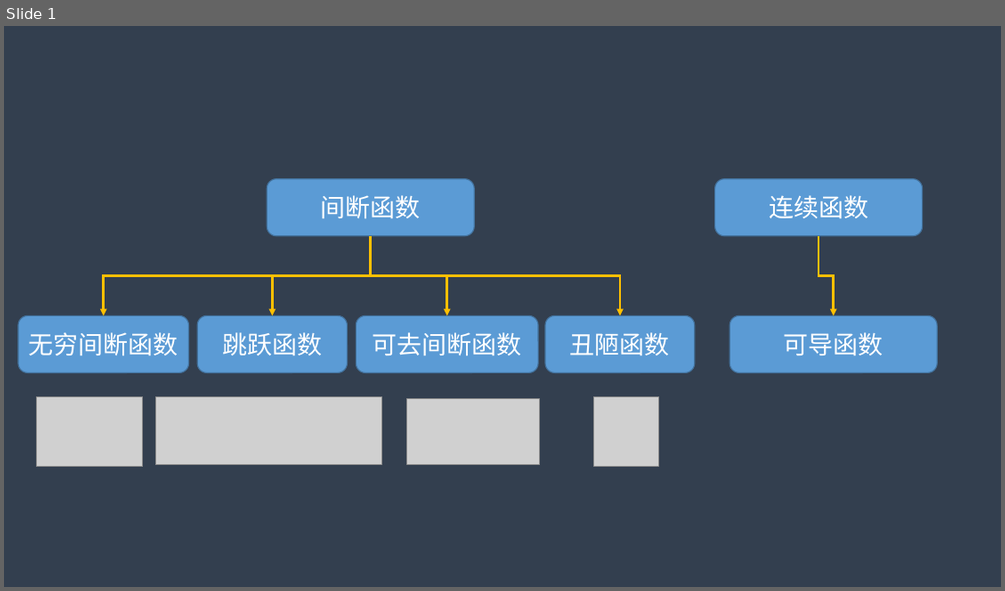
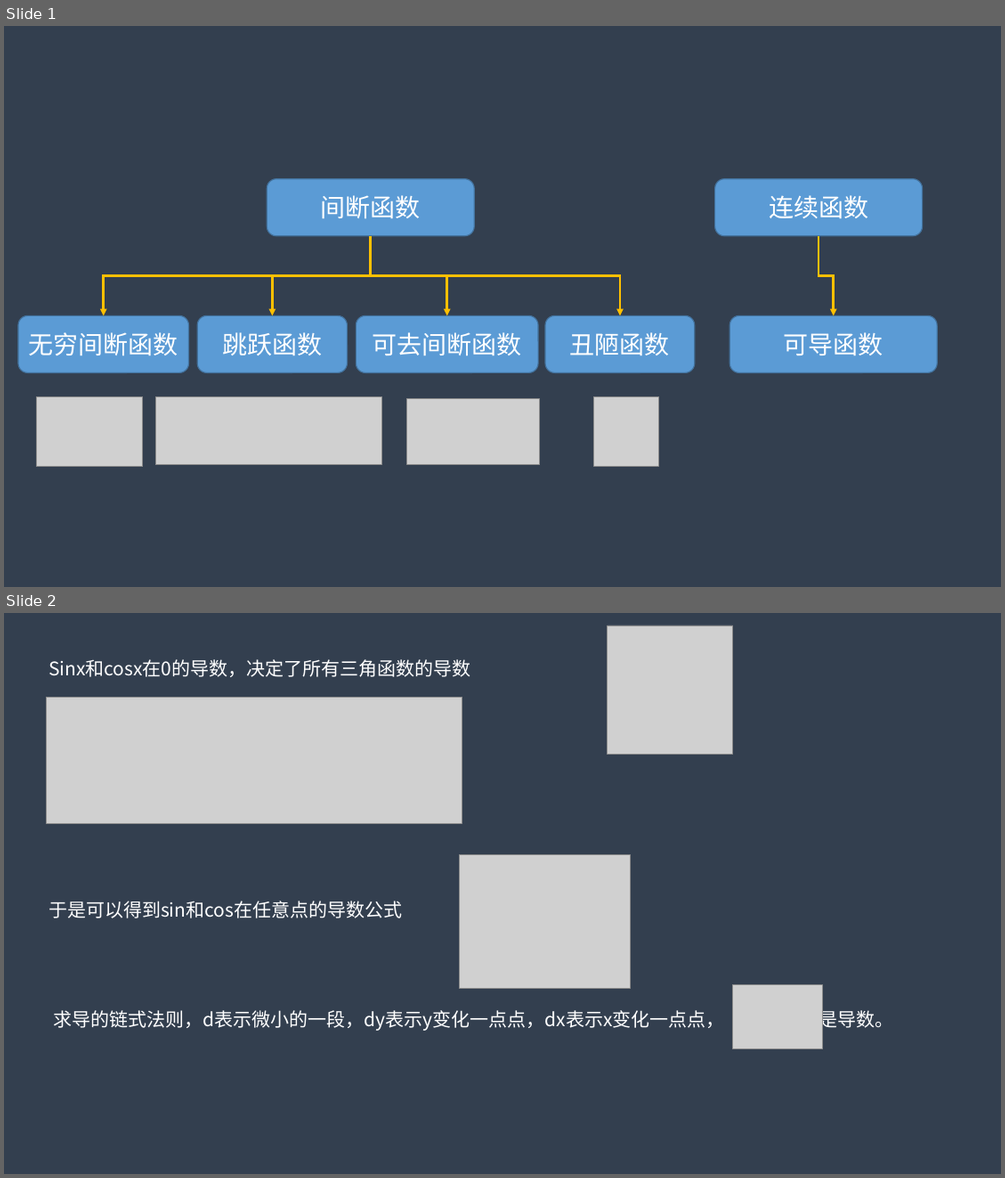
Before and after one commit to myfc-mp/myfc-be, a slide deck: docs/微积分学习.pptx. Shown one above the other, each under a label of ours: slide 1 before the commit, slides 1 and 2 after it. The pictures are 1005x591 and 1005x1178 pixels, drawn with LibreOffice and Linux fonts; fonts in the diff are those of the drawing; grey boxes stand for pictures. Boxes give left, top, right and bottom in pixels: in the first picture for what was removed or moved away, otherwise in the second. Text is boxed around its words. In the diff, an @@ line names an element or a change of style, - is before the commit and + after.

```diff
--- a/docs/微积分学习.pptx
+++ b/docs/微积分学习.pptx
@@ slide 2 added at box(4, 613, 1001, 1174), background #333F50 @@
@@ picture added at box(607, 625, 733, 755) @@
@@ text added at box(48, 659, 470, 677), 18 pt, text #FFFFFF @@
+Sinx和cosx在0的导数，决定了所有三角函数的导数
@@ picture added at box(46, 697, 461, 823) @@
@@ picture added at box(460, 854, 630, 989) @@
@@ text added at box(48, 900, 402, 918), 18 pt, text #FFFFFF @@
+于是可以得到sin和cos在任意点的导数公式
@@ picture added at box(733, 985, 823, 1048) @@
@@ text added at box(54, 1007, 893, 1030), 18 pt, text #FFFFFF @@
+求导的链式法则，d表示微小的一段，dy表示y变化一点点，dx表示x变化一点点， 就是导数。
```
Also in this commit, not shown: 6 other files.
